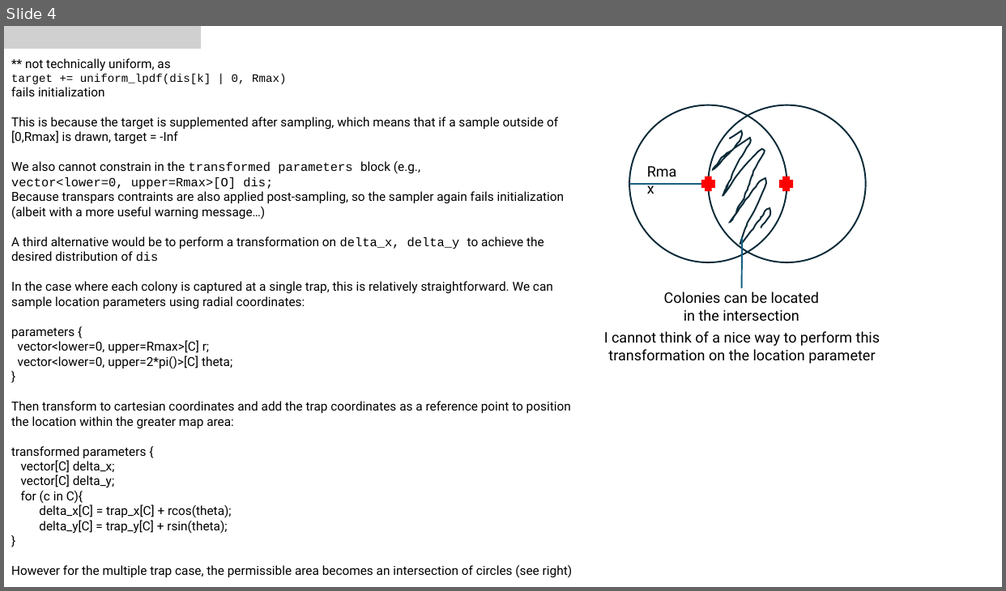
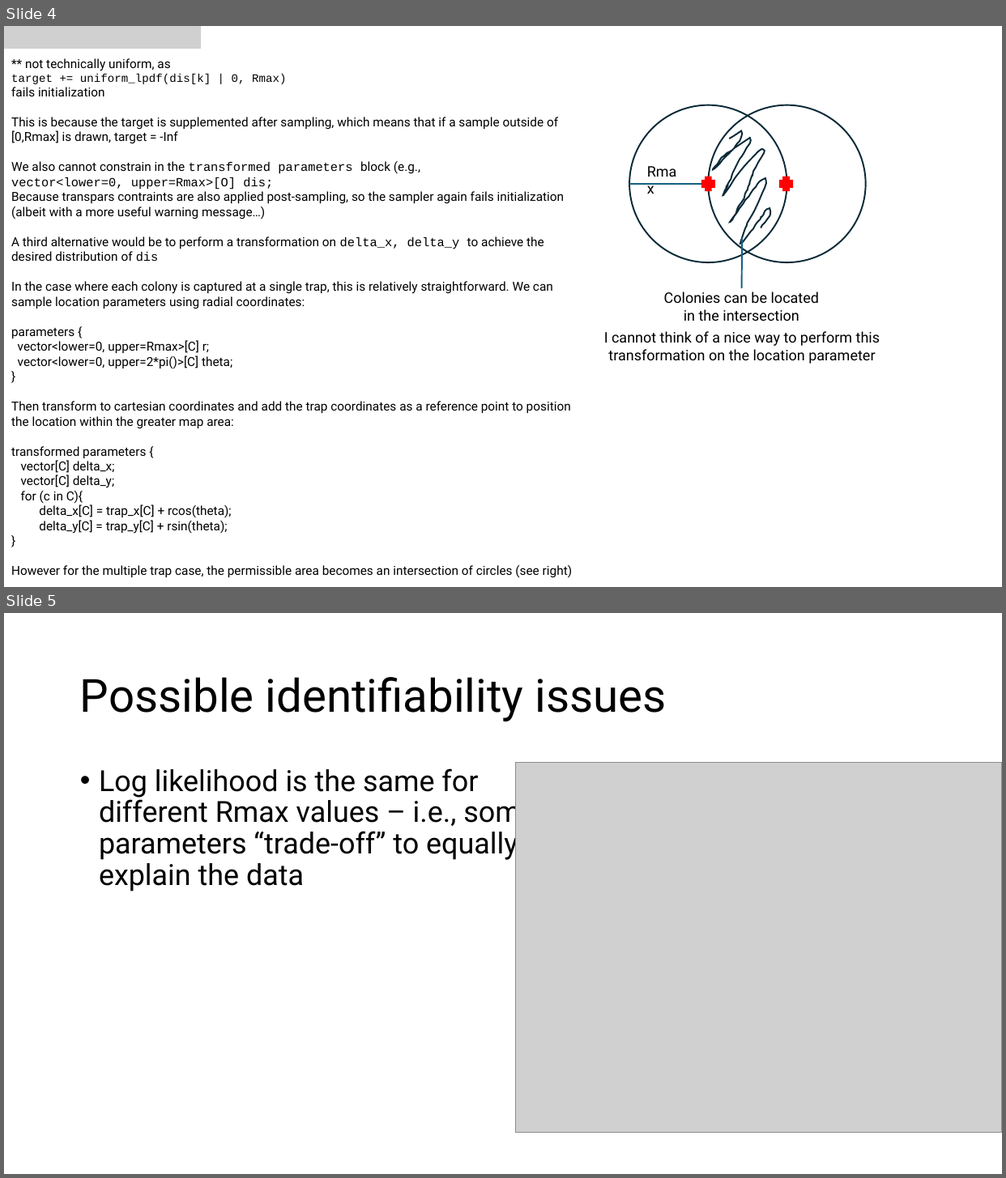
Before and after one commit to jmelanson98/fv_landscapeforaging, a slide deck: docs/bounding_colony_locations.pptx. Shown one above the other, each under a label of ours: slide 4 before the commit, slides 4 and 5 after it. The pictures are 1006x591 and 1006x1178 pixels, drawn with LibreOffice and Linux fonts; fonts in the diff are those of the drawing; grey boxes stand for pictures. Boxes give left, top, right and bottom in pixels: in the first picture for what was removed or moved away, otherwise in the second. Text is boxed around its words. In the diff, an @@ line names an element or a change of style, - is before the commit and + after.

```diff
--- a/docs/bounding_colony_locations.pptx
+++ b/docs/bounding_colony_locations.pptx
@@ slide 5 added at box(4, 613, 1002, 1174), background #FFFFFF @@
@@ title added at box(80, 677, 666, 722), 44 pt, text #000000 @@
+Possible identifiability issues
@@ text added at box(99, 769, 535, 892), 28 pt, text #000000 @@
+• Log likelihood is the same for different Rmax values – i.e., some parameters “trade-off” to equally explain the data
@@ picture added at box(516, 763, 1002, 1133) @@
```
Also in this commit, not shown: 2 other slides added, 1 slide removed, 6 other files.
